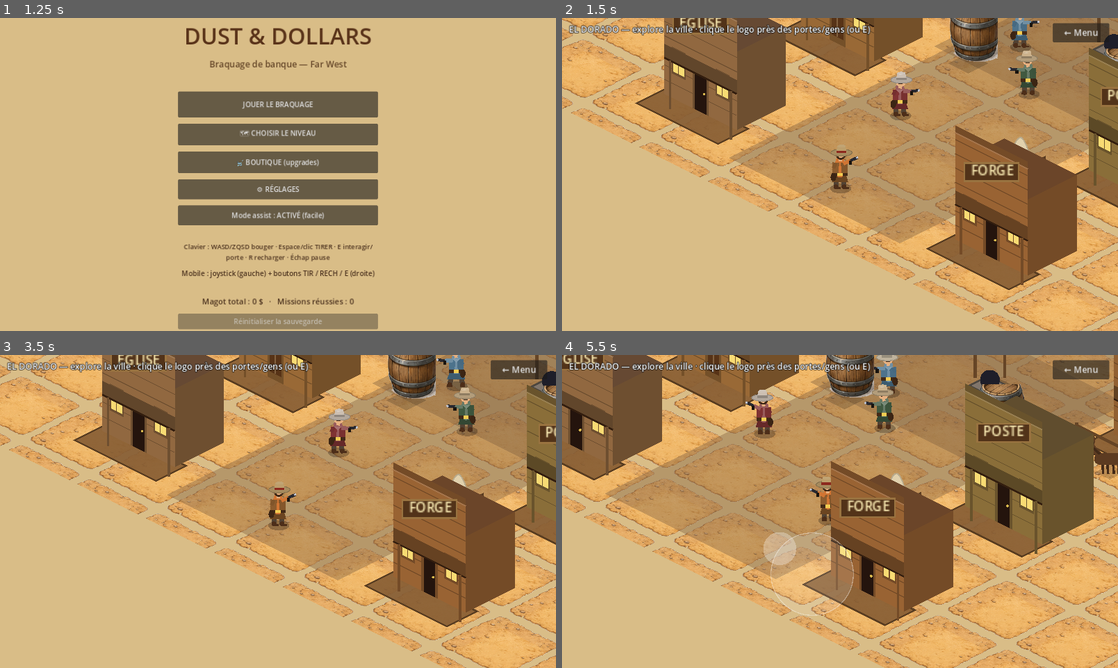
Above: before the commit, frames 1-4 (two rows, left to right).
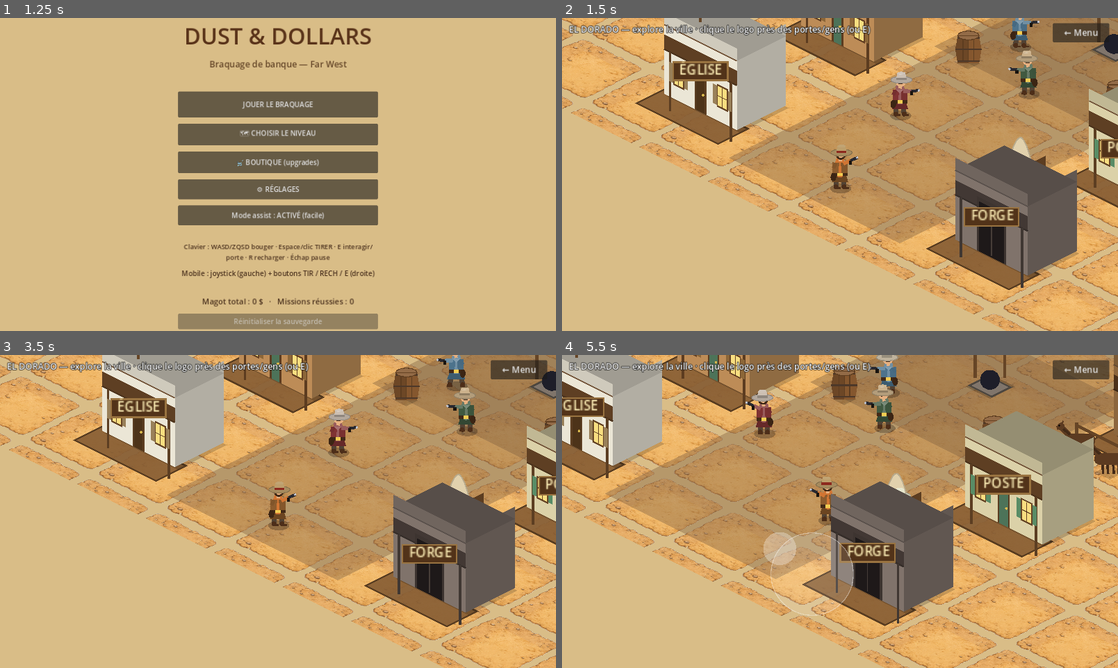
Above: after the commit, the same moments.

Repository: sebadiaz/Cowboys
Game: Godot game, scene res://scenes/Boot.tscn
Two runs of this game, one before a commit and one after it. Both use one fixed random seed, a clock stepped at 60 frames per second and the inputs below.
Inputs (mouse positions are in pixels of both pictures, inside the frame that each line leads up to):
- Up to frame 1 (1.25 s): tap Enter at 0.5 s; move the mouse to (400, 158) at 0.52 s; hold D (move_right) from 0.53 s (still down); hold Space (fire) from 0.53 s (still down); click (400, 158) at 0.67 s
- Up to frame 2 (1.5 s): release D (move_right) at 1.25 s; release Space (fire) at 1.25 s; click "JOUER LE BRAQUAGE" at 1.25 s
- Up to frame 3 (3.5 s): click "← Menu" at 2 s; click "JOUER LE BRAQUAGE" at 2.75 s
- Up to frame 4 (5.5 s): drag from (728, 527) to (812, 574) at 3.52 s; move the mouse to (895, 442) at 4.27 s; hold D (move_right) 4.28-5 s; hold Space (fire) 4.28-5 s; drag from (812, 574) to (673, 464) at 5.02 s

Frame 1 is identical in both runs. In frame 2, 18% of the frame differs, in the area x 18-100%, y 0-87%; in frame 3, 18%; in frame 4, 24%, in the area x 0-100%, y 0-86%.

Commit message:
Town: décors style western d'Almería (façades plâtre/bois variées, étages à galerie, tonneaux et cactus en volume)

Diff:
--- a/scripts/town.gd
+++ b/scripts/town.gd
@@ -480,10 +480,15 @@
 		match it["k"]:
 			"b": _draw_building(it["o"])
 			"p":
-				if it["o"]["region"] == R_WAGON:
+				var reg: Rect2 = it["o"]["region"]
+				if reg == R_WAGON:
 					_draw_wagon(it["o"]["pos"])   # chariots garés en volume
+				elif reg == R_BARREL:
+					_draw_barrel(it["o"]["pos"])
+				elif reg == R_CACTUS:
+					_draw_cactus(it["o"]["pos"])
 				else:
-					_billboard(it["o"]["region"], it["o"]["pos"], it["o"]["h"], Color.WHITE)
+					_billboard(reg, it["o"]["pos"], it["o"]["h"], Color.WHITE)
 			"coach": _draw_coach()
 			"horse": _horse(it["o"])
 			"n":
@@ -580,6 +585,71 @@
 		draw_circle(wp, 3.0, wood.lightened(0.1))
 
 
+## Tonneau en bois : douves galbées, cerclages, dessus elliptique (volume iso).
+func _draw_barrel(pos: Vector2) -> void:
+	var base := Iso.project(pos)
+	draw_colored_polygon(_diamond_shadow(base, 14.0), Color(0, 0, 0, 0.18))
+	var h := 34.0
+	var w := 13.0
+	var bulge := 3.0
+	var top := base + Vector2(0, -h)
+	var wood := Color(0.52, 0.34, 0.18)
+	# Corps galbé (gauche sombre, droite claire).
+	var bodyL := PackedVector2Array([
+		base + Vector2(-w, 0), base + Vector2(-w - bulge, -h * 0.5), base + Vector2(-w, -h),
+		top, base + Vector2(0, 0)])
+	draw_colored_polygon(bodyL, wood.darkened(0.18))
+	var bodyR := PackedVector2Array([
+		base + Vector2(0, 0), top, base + Vector2(w, -h),
+		base + Vector2(w + bulge, -h * 0.5), base + Vector2(w, 0)])
+	draw_colored_polygon(bodyR, wood)
+	# Douves verticales.
+	for sx in [-0.5, 0.0, 0.5]:
+		draw_line(base + Vector2(w * sx, -2), base + Vector2(w * sx, -h + 2), wood.darkened(0.3), 1.0)
+	# Cerclages métalliques.
+	for cy in [-3.0, -h * 0.5, -h + 3.0]:
+		var ww: float = w + bulge * (1.0 - abs((cy + h * 0.5) / (h * 0.5))) if cy != -h * 0.5 else w + bulge
+		draw_line(base + Vector2(-ww, cy), base + Vector2(ww, cy), Color(0.30, 0.22, 0.16), 2.0)
+	# Dessus (ellipse) + planches.
+	draw_circle(top, 1.0, wood)
+	var lid := PackedVector2Array()
+	for i in range(13):
+		var a := TAU * float(i) / 12.0
+		lid.append(top + Vector2(cos(a) * w, sin(a) * w * 0.42))
+	draw_colored_polygon(lid, wood.lightened(0.12))
+	draw_polyline(lid, wood.darkened(0.3), 1.0)
+	draw_line(top + Vector2(-w, 0), top + Vector2(w, 0), wood.darkened(0.25), 1.0)
+
+
+## Cactus saguaro : tronc + deux bras, vert, avec épines et fleur.
+func _draw_cactus(pos: Vector2) -> void:
+	var base := Iso.project(pos)
+	draw_colored_polygon(_diamond_shadow(base, 16.0), Color(0, 0, 0, 0.16))
+	var green := Color(0.30, 0.50, 0.28)
+	var dark := green.darkened(0.22)
+	var tw := 8.0
+	var th := 56.0
+	var top := base + Vector2(0, -th)
+	# Tronc (capsule).
+	draw_line(base + Vector2(0, -tw), top, dark, tw * 2.0 + 2.0)
+	draw_line(base + Vector2(0, -tw), top, green, tw * 2.0 - 2.0)
+	draw_circle(top, tw - 1.0, green)
+	# Bras gauche et droit (montent puis se redressent).
+	var lj := base + Vector2(-1, -th * 0.45)       # jonction bras gauche
+	draw_line(lj, lj + Vector2(-13, 0), green, tw + 3.0)
+	draw_line(lj + Vector2(-13, 0), lj + Vector2(-13, -16), green, tw)
+	draw_circle(lj + Vector2(-13, -16), tw * 0.5 + 1.0, green)
+	var rj := base + Vector2(1, -th * 0.62)        # jonction bras droit
+	draw_line(rj, rj + Vector2(12, 0), green, tw + 2.0)
+	draw_line(rj + Vector2(12, 0), rj + Vector2(12, -20), green, tw - 1.0)
+	draw_circle(rj + Vector2(12, -20), tw * 0.5, green)
+	# Côtes verticales + petites épines.
+	for sx in [-3.0, 0.0, 3.0]:
+		draw_line(base + Vector2(sx, -tw), top + Vector2(sx * 0.6, 2), dark, 1.0)
+	# Fleur rouge au sommet.
+	draw_circle(top + Vector2(0, -1), 3.0, Color(0.85, 0.30, 0.28))
+
+
 ## Barre d'attache (poteaux + traverse) derrière les chevaux de l'écurie.
 func _draw_hitch() -> void:
 	var a := Iso.project(Vector2(1335, 1012))
@@ -619,91 +689,144 @@
 	draw_circle(head + Vector2(-2, -1), 1.0, Color(0.05, 0.04, 0.03))   # œil
 
 
-## Bâtiment western "false front" (devanture plate haute typique du Far West) :
-## corps en volume + fausse façade + bardage + fenêtres à carreaux + porte +
-## auvent sur poteaux + enseigne. Base = empreinte de collision exacte.
+## Style visuel par commerce (inspiré des décors western d'Almería) : murs en
+## plâtre clair ou bois, volets/portes colorés, 1 ou 2 étages avec galerie.
+func _building_style(label: String) -> Dictionary:
+	match label:
+		"★ BANQUE ★": return {"wall": Color(0.90, 0.86, 0.74), "trim": Color(0.45, 0.30, 0.16),
+			"door": Color(0.20, 0.13, 0.08), "shutter": Color(0.30, 0.40, 0.55), "stories": 2}
+		"SALOON": return {"wall": Color(0.86, 0.50, 0.42), "trim": Color(0.40, 0.18, 0.12),
+			"door": Color(0.30, 0.18, 0.10), "shutter": Color(0.85, 0.80, 0.70), "stories": 2}
+		"HÔTEL": return {"wall": Color(0.84, 0.82, 0.76), "trim": Color(0.42, 0.28, 0.16),
+			"door": Color(0.25, 0.35, 0.50), "shutter": Color(0.30, 0.45, 0.60), "stories": 2}
+		"MAGASIN": return {"wall": Color(0.74, 0.55, 0.34), "trim": Color(0.40, 0.26, 0.14),
+			"door": Color(0.30, 0.45, 0.35), "shutter": Color(0.55, 0.40, 0.22), "stories": 1}
+		"ÉGLISE": return {"wall": Color(0.92, 0.90, 0.84), "trim": Color(0.40, 0.27, 0.15),
+			"door": Color(0.30, 0.20, 0.10), "shutter": Color(0.6, 0.5, 0.35), "stories": 1, "cross": true}
+		"SHÉRIF": return {"wall": Color(0.78, 0.80, 0.82), "trim": Color(0.35, 0.30, 0.26),
+			"door": Color(0.22, 0.16, 0.12), "shutter": Color(0.35, 0.42, 0.50), "stories": 1, "star": true}
+		"ÉCURIE": return {"wall": Color(0.55, 0.40, 0.24), "trim": Color(0.32, 0.21, 0.11),
+			"door": Color(0.14, 0.09, 0.05), "shutter": Color(0.42, 0.30, 0.16), "stories": 1, "bigdoor": true}
+		"POSTE": return {"wall": Color(0.86, 0.82, 0.66), "trim": Color(0.40, 0.27, 0.15),
+			"door": Color(0.30, 0.45, 0.35), "shutter": Color(0.35, 0.55, 0.40), "stories": 1}
+		"FORGE": return {"wall": Color(0.50, 0.45, 0.42), "trim": Color(0.28, 0.24, 0.22),
+			"door": Color(0.12, 0.10, 0.10), "shutter": Color(0.45, 0.35, 0.25), "stories": 1, "bigdoor": true}
+		"DOCTEUR": return {"wall": Color(0.90, 0.89, 0.85), "trim": Color(0.42, 0.28, 0.16),
+			"door": Color(0.55, 0.22, 0.18), "shutter": Color(0.70, 0.25, 0.22), "stories": 1, "redcross": true}
+		_: return {"wall": Color(0.82, 0.78, 0.70), "trim": Color(0.42, 0.28, 0.16),
+			"door": Color(0.24, 0.16, 0.10), "shutter": Color(0.45, 0.40, 0.30), "stories": 1}
+
+
+## Bâtiment style "Almería" : murs plâtre/bois, étage + galerie sur poteaux,
+## volets colorés, parapet, enseigne. Base = empreinte de collision exacte.
 func _draw_building(b: Dictionary) -> void:
 	var fr: Rect2 = b["foot"]
-	var tint: Color = b["tint"]
-	var wood := _tinted(Color(0.60, 0.43, 0.25), tint)
-	var wood_d := wood.darkened(0.24)
-	var U := Vector2(0, -1)                         # vecteur "vers le haut" (1 px)
-	var wall_h: float = clampf(float(b["h"]) * 0.5, 82.0, 130.0)
-	var false_h: float = wall_h + 46.0
+	var s := _building_style(str(b["label"]))
+	var wall: Color = s["wall"]
+	var side := wall.darkened(0.24)
+	var trim: Color = s["trim"]
+	var two: bool = int(s.get("stories", 1)) >= 2
+	var U := Vector2(0, -1)
+	var gh := 84.0                                   # rez-de-chaussée
+	var uh := 74.0 if two else 0.0                   # étage
+	var body := gh + uh
+	var parapet := 15.0
+	var total := body + parapet
 	var b0 := Iso.project(fr.position)
 	var b1 := Iso.project(Vector2(fr.end.x, fr.position.y))
 	var b2 := Iso.project(fr.end)
 	var b3 := Iso.project(Vector2(fr.position.x, fr.end.y))
-	var fL := b3                                    # façade sud (face caméra)
+	var fL := b3
 	var fR := b2
 	# Ombre.
-	draw_colored_polygon(PackedVector2Array([b0, b1, b2, b3]), Color(0, 0, 0, 0.16))
-	# Corps : côté est + toit plat (vus derrière la fausse façade).
-	draw_colored_polygon(PackedVector2Array([b1, b2, b2 + U * wall_h, b1 + U * wall_h]), wood_d)
+	draw_colored_polygon(PackedVector2Array([b0 + Vector2(3, 3), b1 + Vector2(3, 3),
+		b2 + Vector2(3, 3), b3 + Vector2(3, 3)]), Color(0, 0, 0, 0.18))
+	# Côté est + dessus (volume).
+	draw_colored_polygon(PackedVector2Array([b1, b2, b2 + U * total, b1 + U * total]), side)
 	draw_colored_polygon(PackedVector2Array([
-		b0 + U * wall_h, b1 + U * wall_h, b2 + U * wall_h, b3 + U * wall_h]),
-		_tinted(Color(0.42, 0.30, 0.20), tint))
-	# Fausse façade plate (le look western).
-	draw_colored_polygon(PackedVector2Array([fL, fR, fR + U * false_h, fL + U * false_h]), wood)
-	# Corniche en haut.
+		b0 + U * body, b1 + U * body, b2 + U * body, b3 + U * body]), wall.darkened(0.32))
+	# Façade.
+	draw_colored_polygon(PackedVector2Array([fL, fR, fR + U * total, fL + U * total]), wall)
+	# Parapet (corniche) + ligne.
 	draw_colored_polygon(PackedVector2Array([
-		fL + U * (false_h - 9), fR + U * (false_h - 9), fR + U * false_h, fL + U * false_h]), wood_d)
-	draw_line(fL + U * (false_h - 9), fR + U * (false_h - 9), wood.lightened(0.12), 1.5)
-	# Bardage horizontal.
-	for k in range(1, 8):
-		var yy := false_h * float(k) / 8.0
-		draw_line(fL + U * yy, fR + U * yy, wood_d, 1.0)
-	# Fenêtres à carreaux, éclairées.
-	for wx in [0.2, 0.8]:
-		_window(fL, fR, U, wx, wall_h * 0.34, wall_h * 0.62, wood_d)
-	# Porte (battante si le bâtiment est entrable).
-	_door(fL, fR, U, wall_h, wood_d, b["enter"] != "")
-	# Auvent sur 2 poteaux.
-	var av := wall_h * 0.64
-	var out := Vector2(0, 17)
-	draw_colored_polygon(PackedVector2Array([
-		fL + U * av, fR + U * av, fR + U * av + out, fL + U * av + out]), wood_d.darkened(0.12))
-	draw_line(fL + U * av + out, fR + U * av + out, Color(0.2, 0.12, 0.06), 2.0)
-	for pu in [0.08, 0.92]:
-		var pf := fL.lerp(fR, pu)
-		draw_line(pf + U * av + out, pf + out + Vector2(0, -2), wood_d, 3.0)
-	# Enseigne sur la fausse façade, au-dessus de l'auvent.
-	_sign((fL + fR) * 0.5 + U * (av + (false_h - av) * 0.55), b["label"])
-
-
-## Fenêtre à 4 carreaux (cadre + vitre + meneaux).
-func _window(L: Vector2, R: Vector2, U: Vector2, u: float, v0: float, v1: float, frame: Color) -> void:
-	_face_quad(L, R, U, u - 0.095, u + 0.095, v0 - 3, v1 + 3, frame)
-	_face_quad(L, R, U, u - 0.075, u + 0.075, v0, v1, Color(0.97, 0.86, 0.45))
+		fL + U * body, fR + U * body, fR + U * total, fL + U * total]), wall.darkened(0.12))
+	draw_line(fL + U * body, fR + U * body, trim.lightened(0.1), 1.5)
+	# Symboles optionnels (croix, étoile).
+	var topc := (fL + fR) * 0.5 + U * (total + 10.0)
+	if s.get("cross", false) or s.get("redcross", false):
+		var cc: Color = Color(0.7, 0.2, 0.18) if s.get("redcross", false) else trim
+		draw_line(topc, topc + U * 12, cc, 3.0)
+		draw_line(topc + U * 8 + Vector2(-5, 0), topc + U * 8 + Vector2(5, 0), cc, 3.0)
+
+	# --- Étage : galerie (balcon) sur poteaux ---
+	var out := Vector2(0, 18)
+	if two:
+		var av := gh + 4.0
+		# Plancher du balcon (déborde vers la rue) + bord.
+		draw_colored_polygon(PackedVector2Array([
+			fL + U * av, fR + U * av, fR + U * av + out, fL + U * av + out]), trim.darkened(0.05))
+		draw_line(fL + U * av + out, fR + U * av + out, trim.darkened(0.25), 2.0)
+		# Garde-corps du balcon.
+		draw_line(fL + U * (av + 22) + out, fR + U * (av + 22) + out, trim, 2.0)
+		for r in range(1, 12):
+			var ru := float(r) / 12.0
+			var rp := (fL + out).lerp(fR + out, ru)
+			draw_line(rp + U * av, rp + U * (av + 22), trim, 1.0)
+		# Fenêtres + porte de l'étage.
+		for wx in [0.22, 0.78]:
+			_win2(fL, fR, U, wx, av + 30, av + uh - 8, trim, s["shutter"])
+		_facequad(fL, fR, U, 0.44, 0.56, av + 26, av + uh - 6, s["door"])
+		# Poteaux de la galerie (du sol au balcon).
+		for pu in [0.07, 0.5, 0.93]:
+			var pf := fL.lerp(fR, pu) + out
+			draw_line(pf, pf + U * av, trim.darkened(0.1), 3.5)
+	else:
+		# 1 étage : auvent sur poteaux.
+		var av := gh * 0.86
+		draw_colored_polygon(PackedVector2Array([
+			fL + U * av, fR + U * av, fR + U * av + out, fL + U * av + out]), trim.darkened(0.08))
+		draw_line(fL + U * av + out, fR + U * av + out, trim.darkened(0.25), 2.0)
+		for pu in [0.08, 0.92]:
+			var pf := fL.lerp(fR, pu) + out
+			draw_line(pf, pf + U * av, trim.darkened(0.1), 3.0)
+
+	# --- Rez-de-chaussée : porte + fenêtres/volets ---
+	if s.get("bigdoor", false):
+		_facequad(fL, fR, U, 0.30, 0.70, 0.0, gh * 0.78, trim.darkened(0.15))
+		_facequad(fL, fR, U, 0.33, 0.67, 0.0, gh * 0.72, s["door"])
+		draw_line(fL.lerp(fR, 0.5) + U * 2, fL.lerp(fR, 0.5) + U * (gh * 0.72), trim, 1.5)
+	else:
+		# Porte centrale.
+		_facequad(fL, fR, U, 0.42, 0.58, 0.0, gh * 0.56, trim.darkened(0.1))
+		_facequad(fL, fR, U, 0.445, 0.555, 0.0, gh * 0.52, s["door"])
+		draw_circle(fL.lerp(fR, 0.535) + U * (gh * 0.26), 1.6, Color(0.85, 0.72, 0.3))
+		# Fenêtres + volets de chaque côté.
+		_win2(fL, fR, U, 0.2, gh * 0.22, gh * 0.5, trim, s["shutter"])
+		_win2(fL, fR, U, 0.8, gh * 0.22, gh * 0.5, trim, s["shutter"])
+
+	# Enseigne accrochée sous l'auvent.
+	var sy: float = (gh + 4.0) if two else (gh * 0.86)
+	_sign((fL + fR) * 0.5 + out + U * (sy - 6.0), b["label"])
+
+
+## Fenêtre à carreaux + 2 volets colorés.
+func _win2(L: Vector2, R: Vector2, U: Vector2, u: float, v0: float, v1: float,
+		frame: Color, shutter: Color) -> void:
+	_facequad(L, R, U, u - 0.13, u - 0.075, v0, v1, shutter)              # volet gauche
+	_facequad(L, R, U, u + 0.075, u + 0.13, v0, v1, shutter)             # volet droit
+	_facequad(L, R, U, u - 0.075, u + 0.075, v0 - 2, v1 + 2, frame)      # cadre
+	_facequad(L, R, U, u - 0.06, u + 0.06, v0, v1, Color(0.97, 0.87, 0.5))  # vitre
 	var mv := (v0 + v1) * 0.5
 	draw_line(L.lerp(R, u) + U * v0, L.lerp(R, u) + U * v1, frame, 1.0)
-	draw_line(L.lerp(R, u - 0.075) + U * mv, L.lerp(R, u + 0.075) + U * mv, frame, 1.0)
-
-
-## Porte (cadre + vantail). Si entrable : double porte battante de saloon.
-func _door(L: Vector2, R: Vector2, U: Vector2, wall_h: float, frame: Color, swing: bool) -> void:
-	var dv := wall_h * 0.5
-	_face_quad(L, R, U, 0.39, 0.61, 0.0, dv + 2, frame)
-	var col := Color(0.34, 0.20, 0.09) if swing else Color(0.14, 0.08, 0.05)
-	_face_quad(L, R, U, 0.42, 0.58, 0.0, dv, col)
-	if swing:
-		draw_line(L.lerp(R, 0.5) + U * (dv * 0.18), L.lerp(R, 0.5) + U * dv, frame.lightened(0.1), 1.5)
-		_face_quad(L, R, U, 0.42, 0.58, 0.0, dv * 0.16, frame)  # battant bas
-	else:
-		draw_circle(L.lerp(R, 0.55) + U * (dv * 0.5), 1.6, Color(0.85, 0.72, 0.3))
-
-
-## Dessine un quad sur une face verticale paramétrée (L,R = base, up unitaire).
-## u: position horizontale 0..1 ; v: hauteur en pixels. `filled` false = contour.
-func _face_quad(L: Vector2, R: Vector2, up: Vector2, u0: float, u1: float,
-		v0: float, v1: float, col: Color, filled := true) -> void:
-	var q := PackedVector2Array([
-		L.lerp(R, u0) + up * v0, L.lerp(R, u1) + up * v0,
-		L.lerp(R, u1) + up * v1, L.lerp(R, u0) + up * v1])
-	if filled:
-		draw_colored_polygon(q, col)
-	else:
-		draw_polyline(_closed(q), col, 1.0)
+	draw_line(L.lerp(R, u - 0.06) + U * mv, L.lerp(R, u + 0.06) + U * mv, frame, 1.0)
+
+
+## Quad sur une face verticale (L,R base ; up unitaire ; v en pixels).
+func _facequad(L: Vector2, R: Vector2, U: Vector2, u0: float, u1: float,
+		v0: float, v1: float, col: Color) -> void:
+	draw_colored_polygon(PackedVector2Array([
+		L.lerp(R, u0) + U * v0, L.lerp(R, u1) + U * v0,
+		L.lerp(R, u1) + U * v1, L.lerp(R, u0) + U * v1]), col)
 
 
 func _tinted(base: Color, tint: Color) -> Color:
